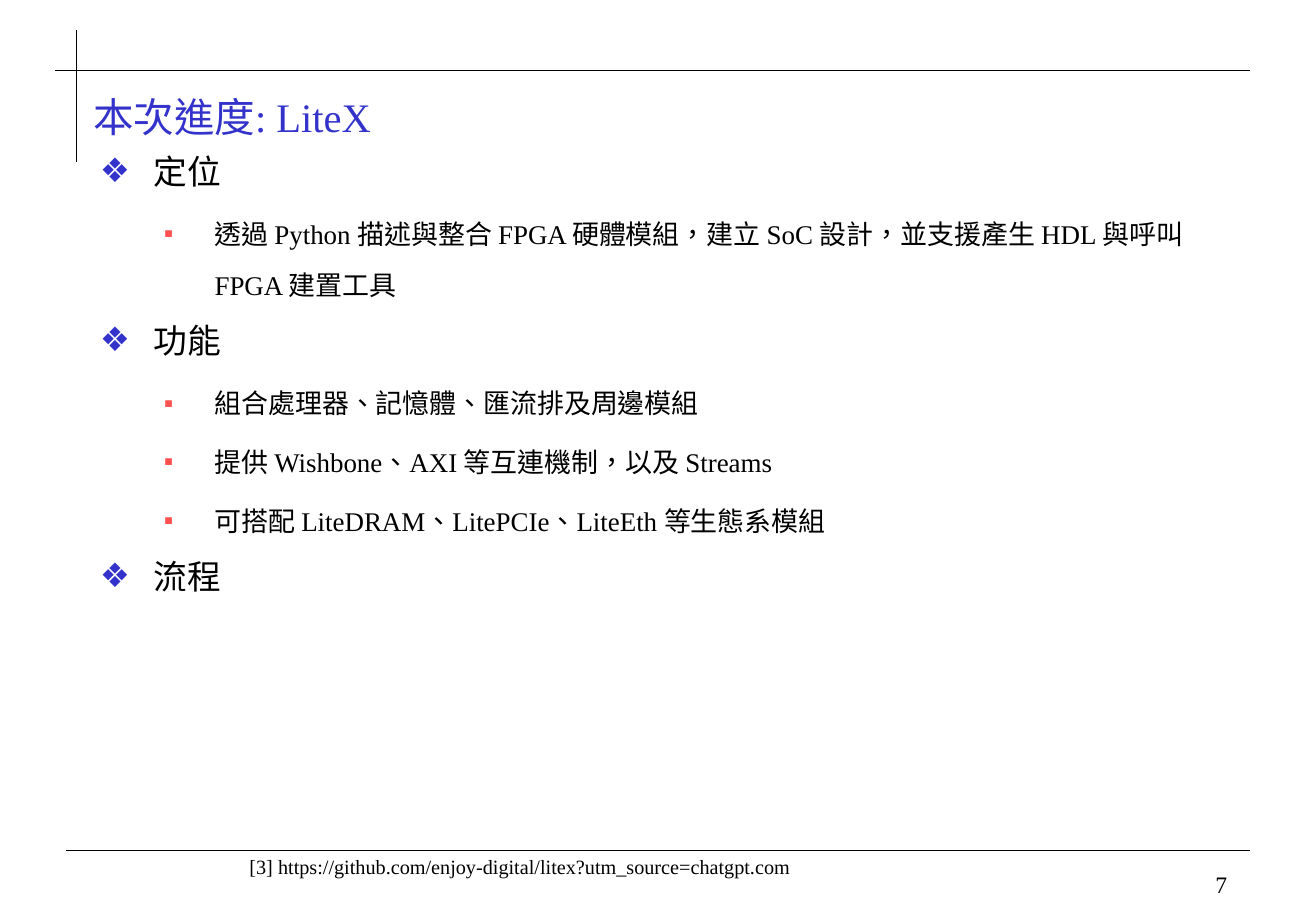
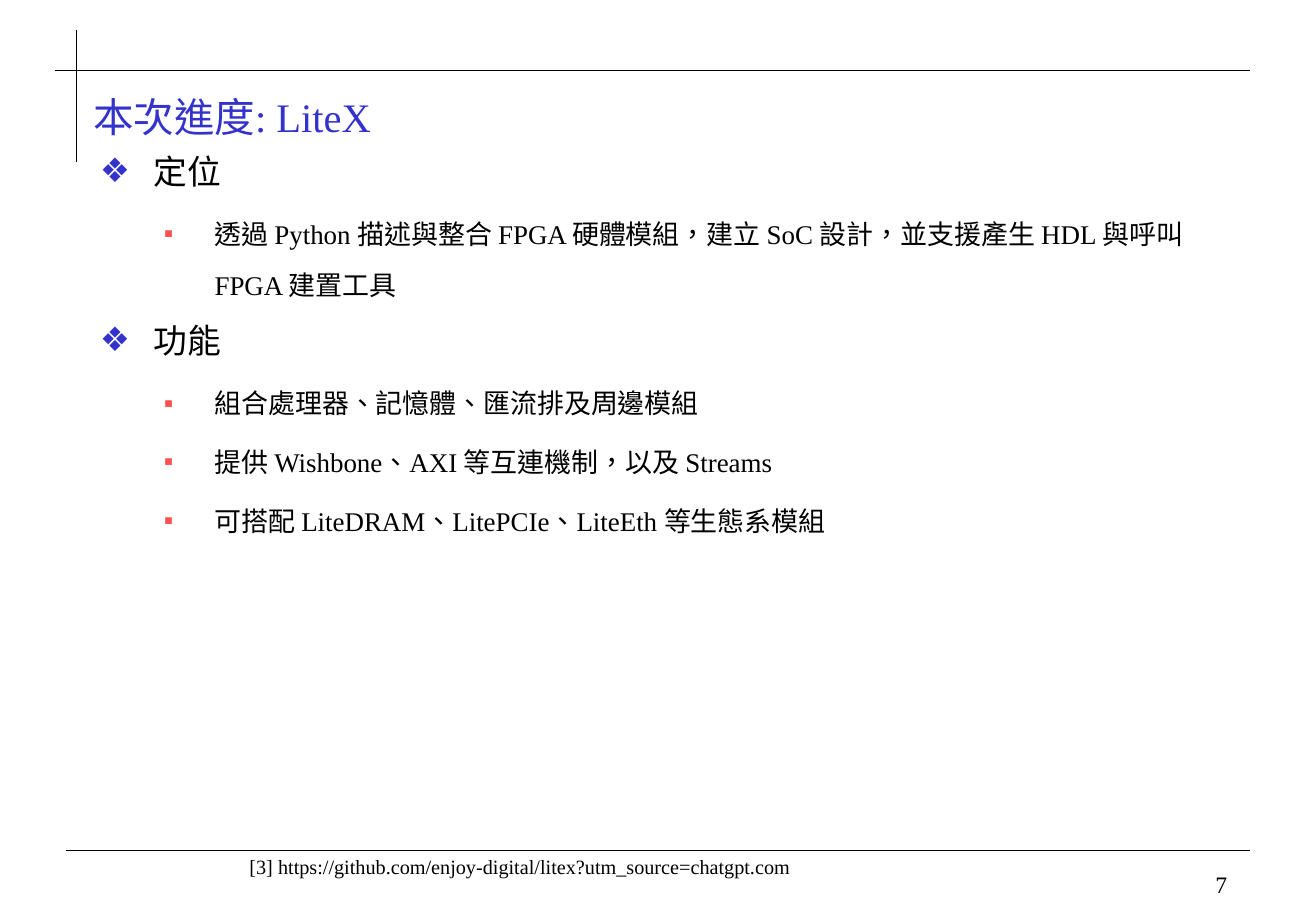
Before and after one commit to 0ilasis0/home, a slide deck: slide 7 of Onyx_進度報告_1013.pptx. Drawn at 1316x911 pixels with LibreOffice and Linux fonts; fonts in the diff are those of the drawing; background and template pictures are left out. Boxes give left, top, right and bottom in pixels: in the first picture for what was removed or moved away, otherwise in the second. Text is boxed around its words. In the diff, an @@ line names an element or a change of style, - is before the commit and + after.

```diff
--- a/Onyx_進度報告_1013.pptx
+++ b/Onyx_進度報告_1013.pptx
@@ text at (x1=154, y1=561, x2=222, y2=592): paragraph removed @@
-❖ 流程
```
Also in this commit, not shown: 6 other slides changed, 3 other files.
